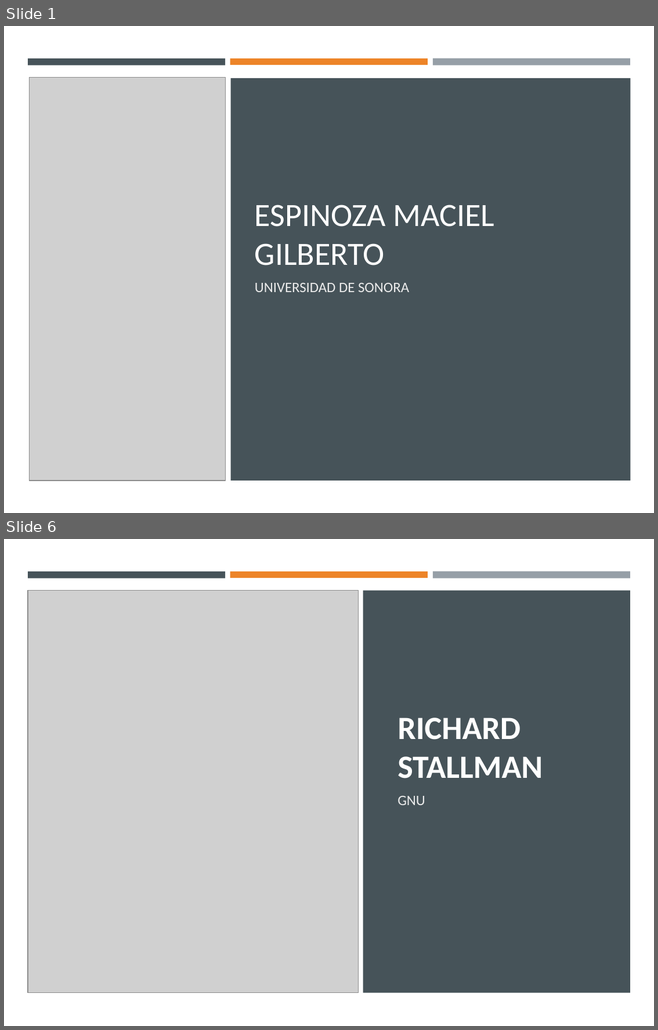
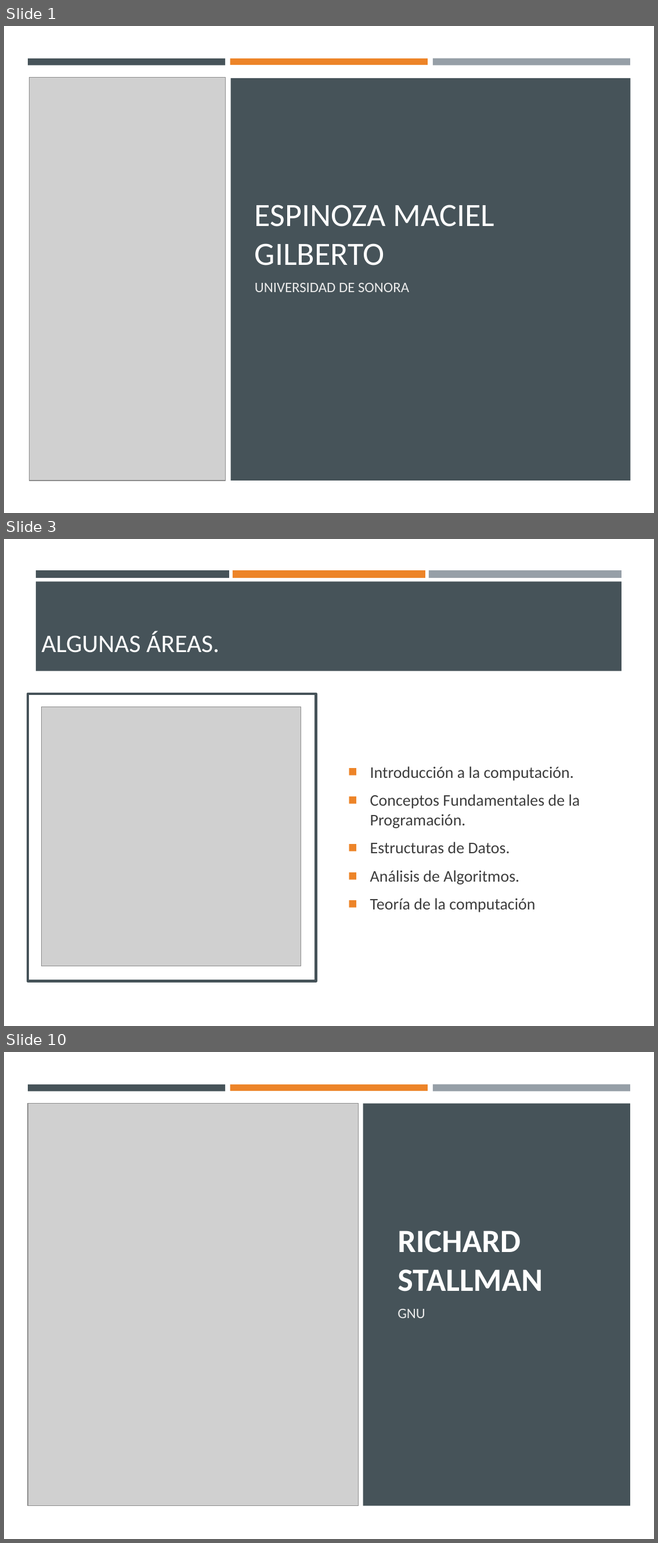
Before and after one commit to gilbertoesp/EstructurasDeDatos, a slide deck: Expos/Espinoza_PrimerExpo.pptx. Shown one above the other, each under a label of ours: slides 1 and 6 before the commit, slides 1, 3 and 10 after it; the slides between them are not shown. The pictures are 658x1030 and 658x1543 pixels, drawn with LibreOffice and Linux fonts; fonts in the diff are those of the drawing; grey boxes stand for pictures. Boxes give left, top, right and bottom in pixels: in the first picture for what was removed or moved away, otherwise in the second. Text is boxed around its words. In the diff, an @@ line names an element or a change of style, - is before the commit and + after.

```diff
--- a/Expos/Espinoza_PrimerExpo.pptx
+++ b/Expos/Espinoza_PrimerExpo.pptx
@@ slide 3 added at bbox=[4, 539, 654, 1026], background #FFFFFF @@
@@ rectangle added at bbox=[36, 570, 229, 578], fill #465359 @@
@@ rectangle added at bbox=[233, 570, 425, 578], fill #ED8428 @@
@@ rectangle added at bbox=[429, 570, 621, 578], fill #969FA7 @@
@@ rectangle added at bbox=[36, 582, 621, 671], fill #465359 @@
@@ title added at bbox=[42, 631, 219, 653], 28 pt, text #FFFFFF @@
+ALGUNAS ÁREAS.
@@ rectangle added at bbox=[28, 694, 316, 981], fill #FFFFFF, outline #465359 3 pt @@
@@ picture added at bbox=[42, 707, 301, 966] @@
@@ text added at bbox=[370, 766, 580, 913], 18 pt, text #3D3D3D @@
+■ Introducción a la computación.
+■ Conceptos Fundamentales de la Programación.
+■ Estructuras de Datos.
+■ Análisis de Algoritmos.
+■ Teoría de la computación
@@ what was slide 6 is now slide 10 @@
```
Also in this commit, not shown: 5 slides changed, 6 other slides added, 1 slide removed, 8 other files.
